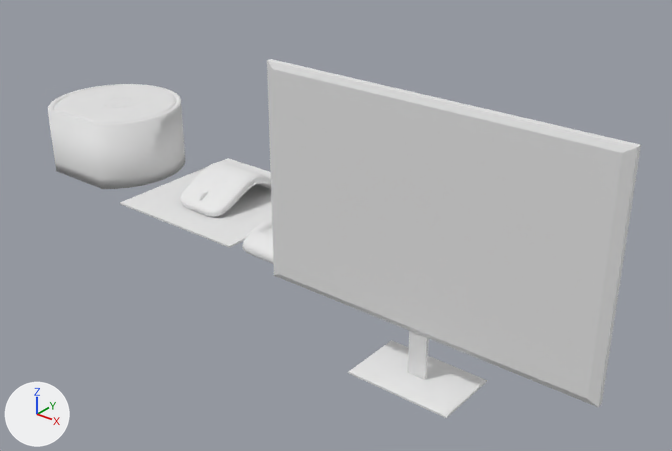
Two versions of the FBX model CONAV/Assets/computer1.fbx, one commit apart.
The view is the same before and after, from a camera (50 mm lens) standing at (3.2, -2.59, 3.73) and looking at (1.17, -0.06, 2.17). The axes (+X, +Y, +Z) are drawn at lower left. The lights are the same throughout. Where no turn or scale is listed for an object, it has been applied to the vertices.
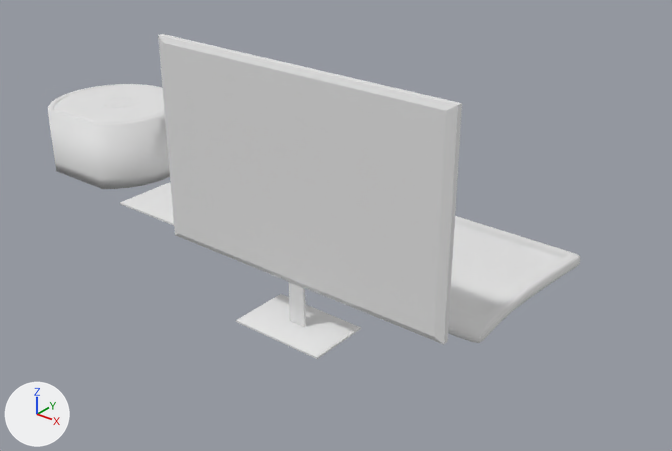
The change, as a list of edits to the scene's bpy script:
```text
Change ob_cube_004:
    ob_cube_004.location: (1.868, -0.515, 2.558) -> (1.37, -0.515, 2.558)
```

Location of each change, [x1, y1, x2, y2] in pixels of the pictures (672 x 451 px):
'Cube.004', moved
    before: [267, 59, 641, 418]
    after: [158, 34, 462, 359]
'Cube.002', unchanged, uncovered by the edit
    before: [242, 218, 274, 264]
    after: [448, 216, 580, 343]
'Cube.001', unchanged, covered by the edit
    before: [120, 158, 272, 248]
    after: [120, 182, 174, 225]
'Cube', unchanged, covered by the edit
    before: [180, 162, 271, 217]
